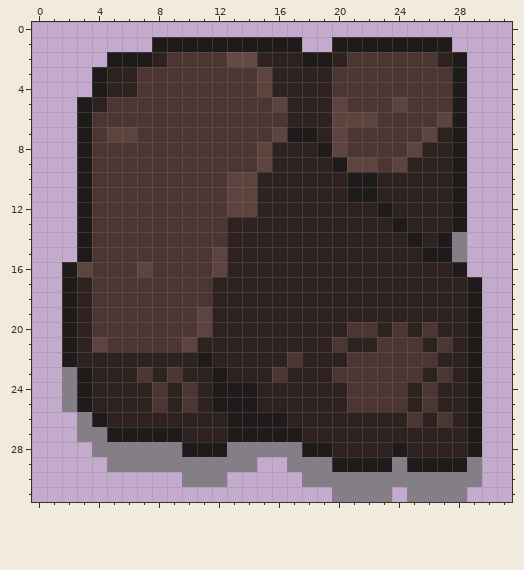
Pixel-art sprite: Assets/Sprites/Rock01.png. The picture above was drawn from the file before the commit.
The file is 32x32 pixels. Colours within 5 levels of each other are drawn and written as one.
New version:
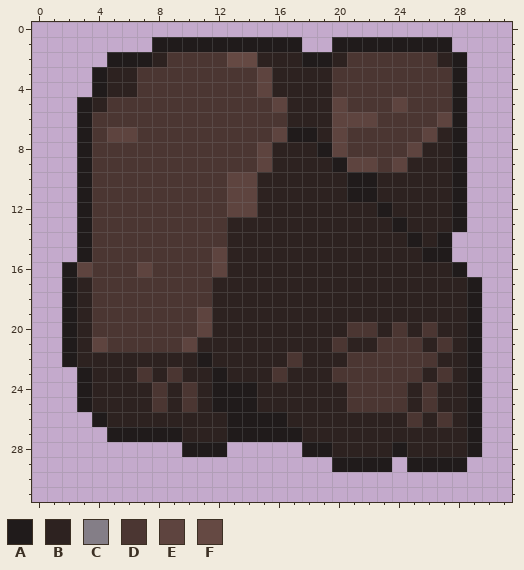
Palette (. is transparent): A #201b1b  B #2d2220  C #847e87  D #4b3632  E #5e443f  F #654943
From old to new:
The edit erases colour C in rows 14 to 15 at x 28; in rows 23 to 25 at x 2; in row 26 at x 3; in row 27 at x 3 to 4; in row 28 at x 4 to 9 and 13 to 17; in row 29 at x 5 to 14, 17 to 19, 24 and 29.
The edit erases colour C in row 30 at x 10 to 12 and 18 to 29; in row 31 at x 20 to 23 and 25 to 28.
Changed places in both pictures, as pixel boxes (x1, y1, x2, y2):
erased: (452, 232, 467, 262)
erased: (62, 367, 482, 502)
